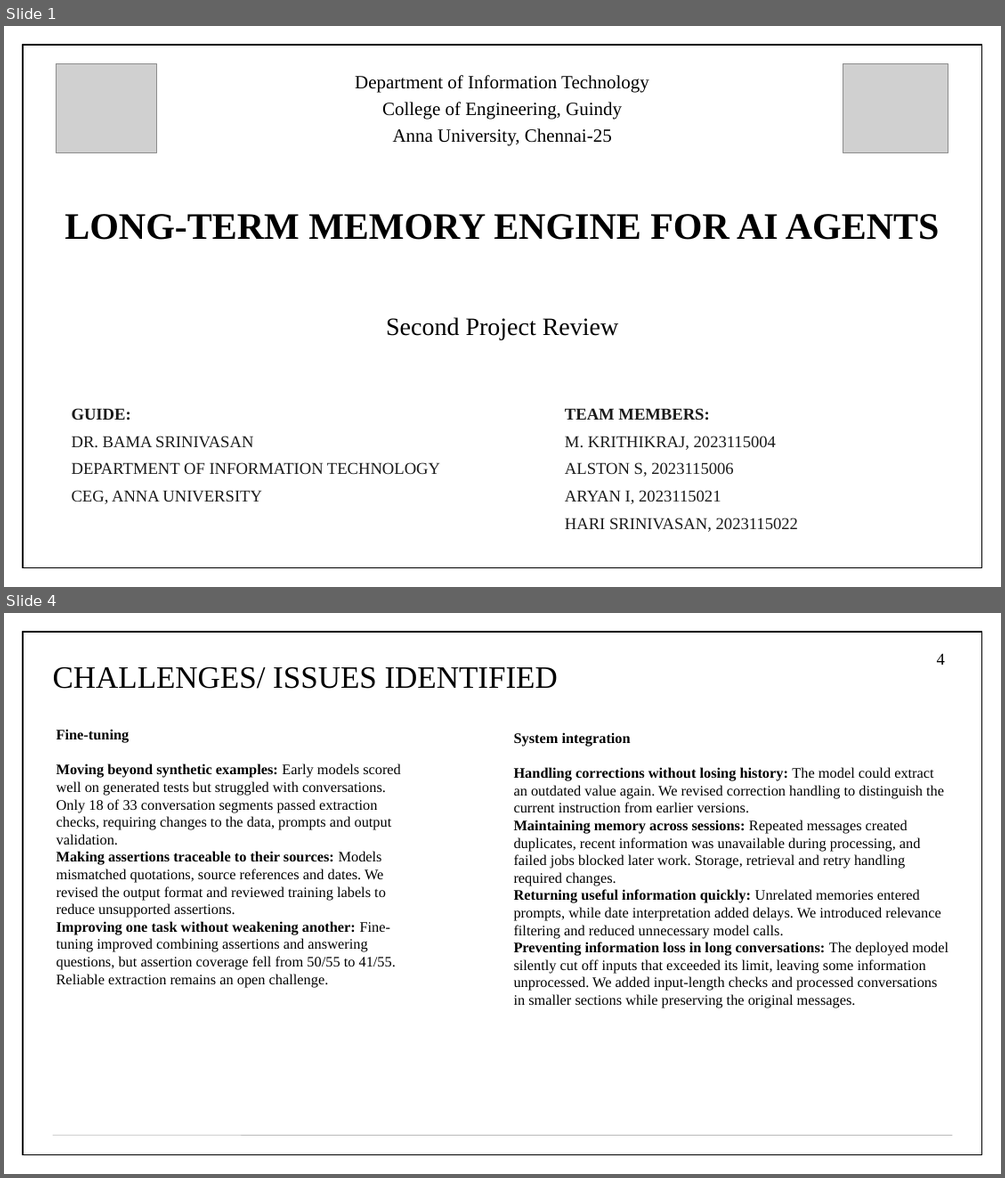
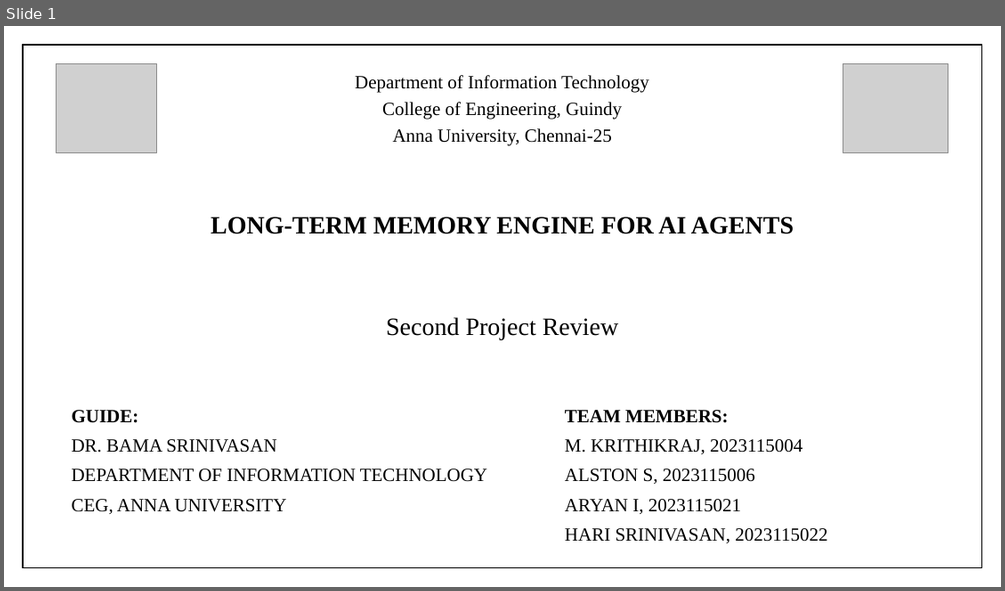
Before and after one commit to aryaniyaps/sdp-2026, a slide deck: P1_R2_13.pptx. Shown one above the other, each under a label of ours: slides 1 and 4 before the commit, slide 1 after it; the slides between them are not shown. The pictures are 1005x1178 and 1005x591 pixels, drawn with LibreOffice and Linux fonts; fonts in the diff are those of the drawing; grey boxes stand for pictures. Boxes give left, top, right and bottom in pixels: in the first picture for what was removed or moved away, otherwise in the second. Text is boxed around its words. In the diff, an @@ line names an element or a change of style, - is before the commit and + after.

```diff
--- a/P1_R2_13.pptx
+++ b/P1_R2_13.pptx
@@ slide 4 removed at (x1=4, y1=613, x2=1001, y2=1174), background #FFFFFF; not listed: 1 template element that a slide beside it also shows @@
@@ page number removed at (x1=937, y1=653, x2=945, y2=665) @@
-4
@@ title removed at (x1=53, y1=667, x2=558, y2=689) @@
-CHALLENGES/ ISSUES IDENTIFIED
@@ text removed at (x1=57, y1=729, x2=401, y2=988) @@
-Fine-tuning
-Moving beyond synthetic examples: Early models scored well on generated tests but struggled with conversations. Only 18 of 33 conversation segments passed extraction checks, requiring changes to the data, prompts and output validation.
-Making assertions traceable to their sources: Models mismatched quotations, source references and dates. We revised the output format and reviewed training labels to reduce unsupported assertions.
-Improving one task without weakening another: Fine-tuning improved combining assertions and answering questions, but assertion coverage fell from 50/55 to 41/55. Reliable extraction remains an open challenge.
@@ text removed at (x1=514, y1=732, x2=948, y2=1008) @@
-System integration
-Handling corrections without losing history: The model could extract an outdated value again. We revised correction handling to distinguish the current instruction from earlier versions.
-Maintaining memory across sessions: Repeated messages created duplicates, recent information was unavailable during processing, and failed jobs blocked later work. Storage, retrieval and retry handling required changes.
-Returning useful information quickly: Unrelated memories entered prompts, while date interpretation added delays. We introduced relevance filtering and reduced unnecessary model calls.
-Preventing information loss in long conversations: The deployed model silently cut off inputs that exceeded its limit, leaving some information unprocessed. We added input-length checks and processed conversations in smaller sections while preserving the original messages.
@@ line removed from (53, 1135) to (952, 1135) @@
@@ slide 1 changed as well @@
@@ title "LONG-TERM MEMORY ENGINE FOR AI ..." at (x1=210, y1=216, x2=793, y2=234): size 36 to 24 pt @@
@@ text "GUIDE:" at (x1=72, y1=410, x2=487, y2=514): size 16 to 18 pt, text colour #1A1A1A to #000000 @@
@@ text "TEAM MEMBERS:" at (x1=565, y1=410, x2=827, y2=543): size 16 to 18 pt, text colour #1A1A1A to #000000 @@
```
Also in this commit, not shown: 13 other slides changed, 15 slides added, 8 other slides removed, 11 other files.
